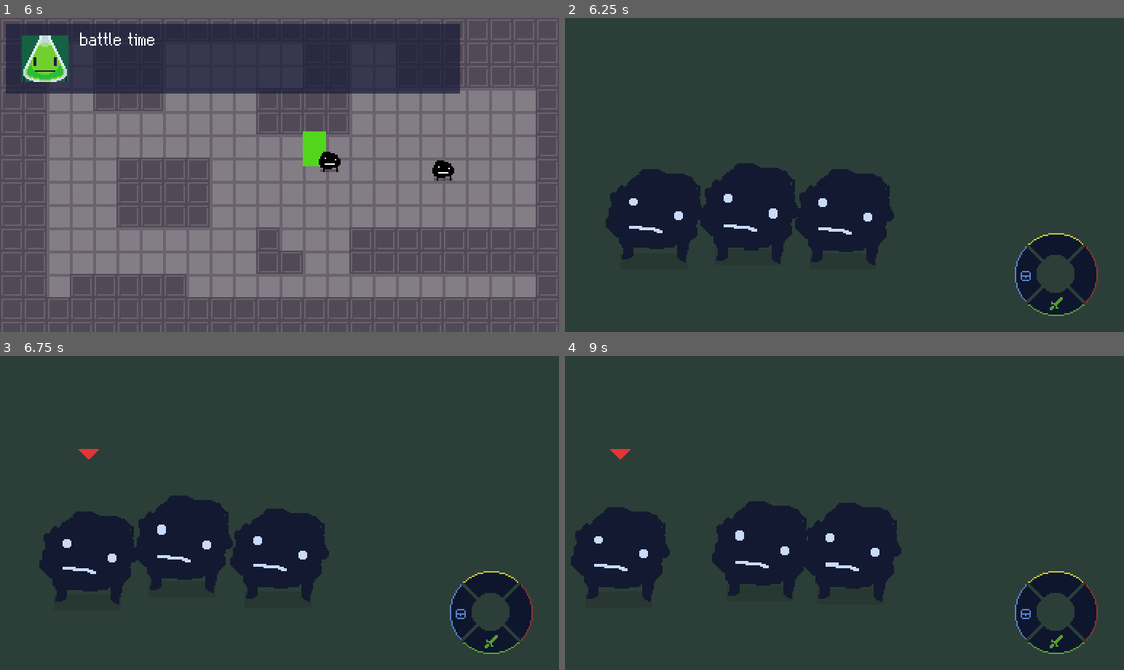
Above: before the commit, frames 1-4 (two rows, left to right).
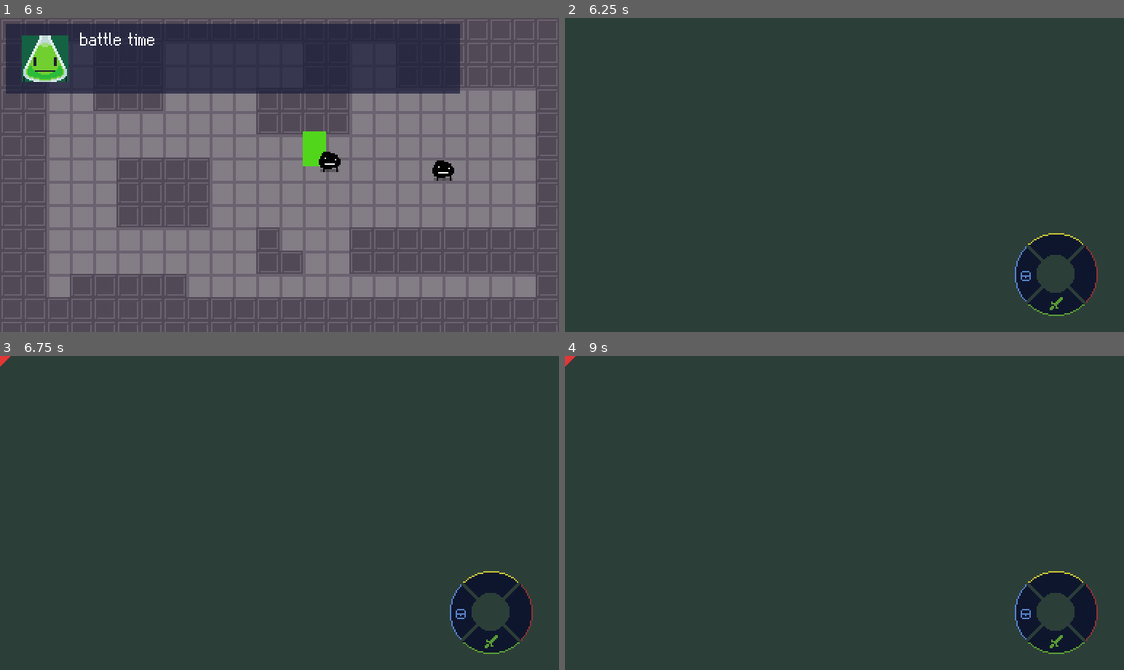
Above: after the commit, the same moments.

Repository: jiink/flask-quest
Game: Godot game, scene res://Rooms/TestRoom/TestRoom.tscn
The game is run twice, just before and just after one commit, with the same random seed, the same clock (stepped at 60 frames per second) and the same inputs.
Inputs:
- Up to frame 1 (6 s): tap Enter at 0.5, 5.75 s; hold Right (right) 0.53-1.28 s; hold A (x) 0.53-1.28 s; tap Z (a) at 0.6, 1.55, 2.1, 3.05, 3.6, 4.55, 5.1 s; hold Down (down) 1.28-2.03 s; tap A (x) every 1.5 s from 1.35 to 5.85 s; hold Right (right) 2.03-2.78 s; hold A (x) 2.03-2.78 s; tap Space at 2.75 s; hold Up (up) 2.78-3.53 s; hold A (x) 3.53-4.28 s; hold Left (left) 3.53-5.03 s; hold Down (down) 5.03-5.78 s; hold A (x) 5.03-5.78 s; hold Right (right) from 5.78 s (still down)
- Up to frame 2 (6.25 s): keep holding Right (right); tap Z (a) at 6.05 s
- Up to frame 3 (6.75 s): release Right (right) at 6.53 s; hold Up (up) from 6.53 s (still down); hold A (x) from 6.53 s (still down); tap Z (a) at 6.6 s
- Up to frame 4 (9 s): release Up (up) at 7.28 s; release A (x) at 7.28 s; hold Right (right) 7.28-8.03 s; tap A (x) at 7.35, 8.85 s; tap Z (a) at 7.55, 8.1 s; hold Down (down) 8.03-8.78 s; hold A (x) 8.03-8.78 s; hold Left (left) from 8.78 s (still down)

Frame 1 is identical in both runs. In frame 2, 11% of the frame differs, in the area x 7-59%, y 46-79%; in frame 3, 11%; in frame 4, 12%, in the area x 0-61%, y 0-79%.
Error after the commit: Attempt to call function 'instance' in base 'null instance' on a null instance. (res://Engine/Battle/BattleScene.gd:17)

Commit message:
Added (temporary) hp label for enemies

Diff:
--- a/Engine/Battle/BaseFoe.tscn
+++ b/Engine/Battle/BaseFoe.tscn
@@ -1,7 +1,8 @@
-[gd_scene load_steps=3 format=2]
+[gd_scene load_steps=4 format=2]
 
 [ext_resource path="res://Engine/Battle/BaseFoe.gd" type="Script" id=1]
 [ext_resource path="res://Engine/Battle/missingFoe.png" type="Texture" id=2]
+[ext_resource path="res://Engine/Fonts/FontQuest.tres" type="DynamicFont" id=3]
 
 [node name="BaseFoe" type="Node2D" groups=[
 "foes",
@@ -31,3 +32,29 @@
 
 texture = ExtResource( 2 )
 _sections_unfolded = [ "Transform" ]
+
+[node name="HPLabel" type="Label" parent="." index="2"]
+
+anchor_left = 0.0
+anchor_top = 0.0
+anchor_right = 0.0
+anchor_bottom = 0.0
+margin_left = -21.0
+margin_top = 62.0
+margin_right = 19.0
+margin_bottom = 76.0
+rect_pivot_offset = Vector2( 0, 0 )
+rect_clip_content = false
+mouse_filter = 2
+mouse_default_cursor_shape = 0
+size_flags_horizontal = 1
+size_flags_vertical = 4
+custom_fonts/font = ExtResource( 3 )
+custom_colors/font_color = Color( 0.515625, 0.368591, 0.368591, 1 )
+custom_colors/font_color_shadow = Color( 0.152344, 0.0702209, 0.0702209, 1 )
+text = "0/0"
+align = 1
+percent_visible = 1.0
+lines_skipped = 0
+max_lines_visible = -1
+_sections_unfolded = [ "custom_colors", "custom_fonts" ]
